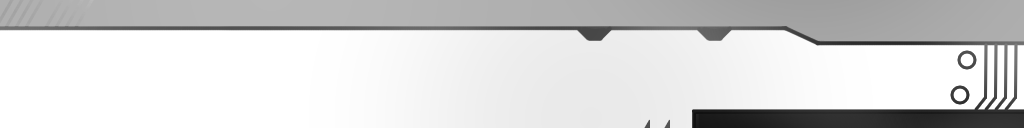
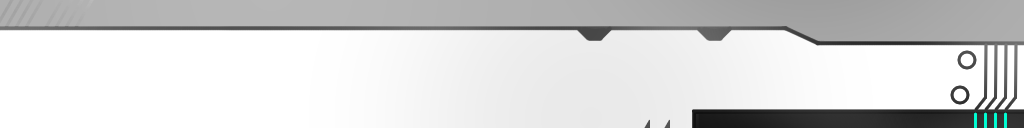
Before/after of a 1024x128 layered artwork. What changed in the layer stack:
added layer "颜料图层 10 合并" above "颜料图层 9" over [974, 112, 1007, 128]
